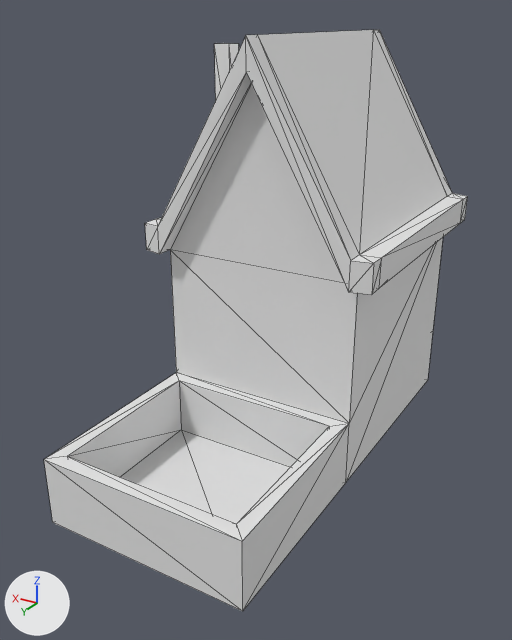
An edit to the glTF model WhoAmI/godot/WhoAmI.Interactive/Models/Building/MyHouse/my_house.glb, drawn before and after from the same camera.
One viewpoint serves both versions: a 50 mm lens placed at (-0.782, 1.909, 0.562), pointed at (0.013, 0.584, -0.1). Arrows for +X, +Y and +Z are at lower left; the lights stay in place. Mesh edges are drawn as thin lines. Vertices at the same position are counted once.

The first picture shows 'MyHouse'.
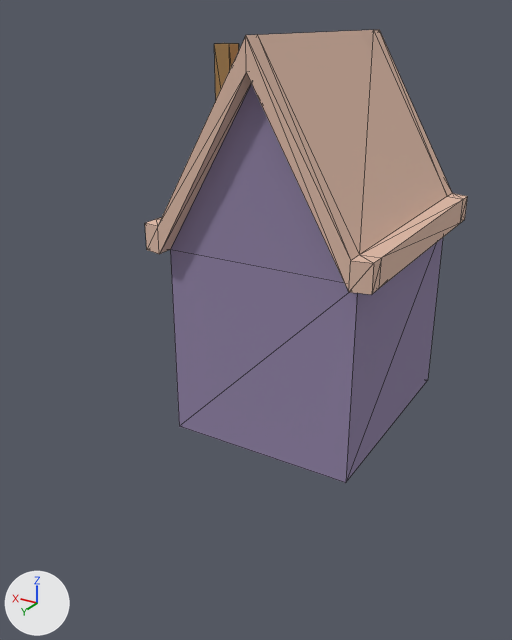
The change, as a diff of the scene's bpy script:
```diff
--- a/WhoAmI/godot/WhoAmI.Interactive/Models/Building/MyHouse/my_house.glb.py
+++ b/WhoAmI/godot/WhoAmI.Interactive/Models/Building/MyHouse/my_house.glb.py
@@ img_my_house_base @@
+img_my_house_base = load_image('my_house_base', '_unpacked/my_house_base', 128, 128, 'sRGB')
@@ mat_my_house @@
+mat_my_house = principled_material('my_house')
+mat_my_house.texture = img_my_house_base
+mat_my_house.roughness = 1.0
@@ me_plane @@
 # used by ob_myhouse; location = (0.0, 0.0, 0.0)
-me_plane.from_pydata(...)  # 82 vertices, 156 faces; spans x -0.291..0.291, y -0.043..1.061, z -0.458..0.526
+me_plane.from_pydata(...)  # 66 vertices, 122 faces; spans x -0.291..0.291, y -0.043..0.644, z -0.458..0.526
+# me_plane part 1
+# 16 vertices are removed from x -0.245..0.245, y 0.0..1.061, z -0.458..-0.294
+# 47 faces are deleted
+# 13 new faces join them
+# me_plane part 2: 109 faces spanning x -0.291..0.291, y -0.043..0.644, z -0.458..0.526 switch from no material to mat_my_house (picture img_my_house_base)
```

Changed parts and their boxes (x1, y1, x2, y2) in the pictures (512 x 640 px):
'MyHouse', reshaped (24% narrower, 22% shorter): before (44, 30, 468, 611); after (145, 30, 468, 483)
part 1 of me_plane, cut back: before (44, 243, 436, 611); after (170, 243, 436, 483)
part 2 of me_plane, recoloured: (145, 30, 468, 482) in both
